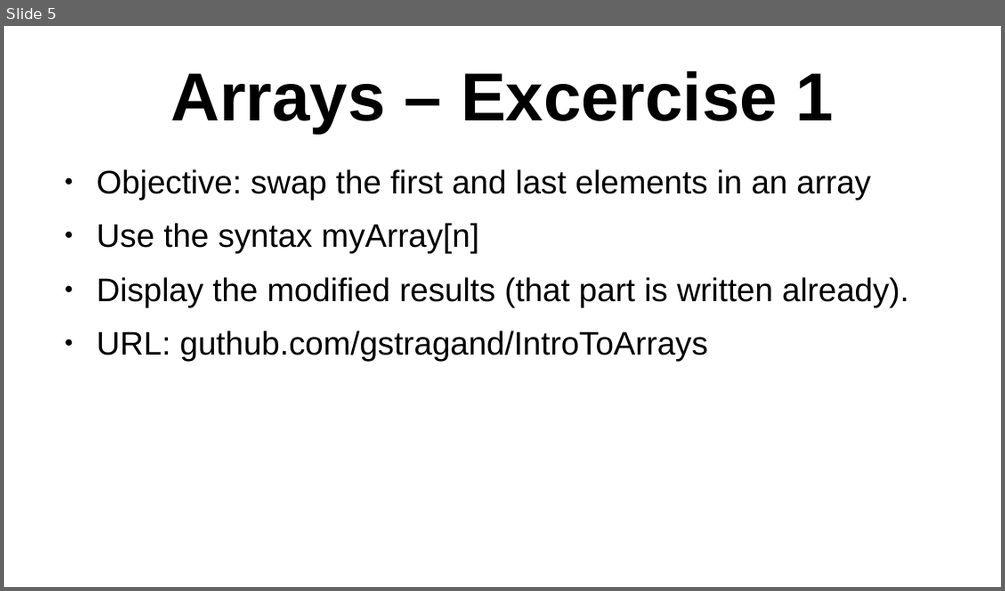
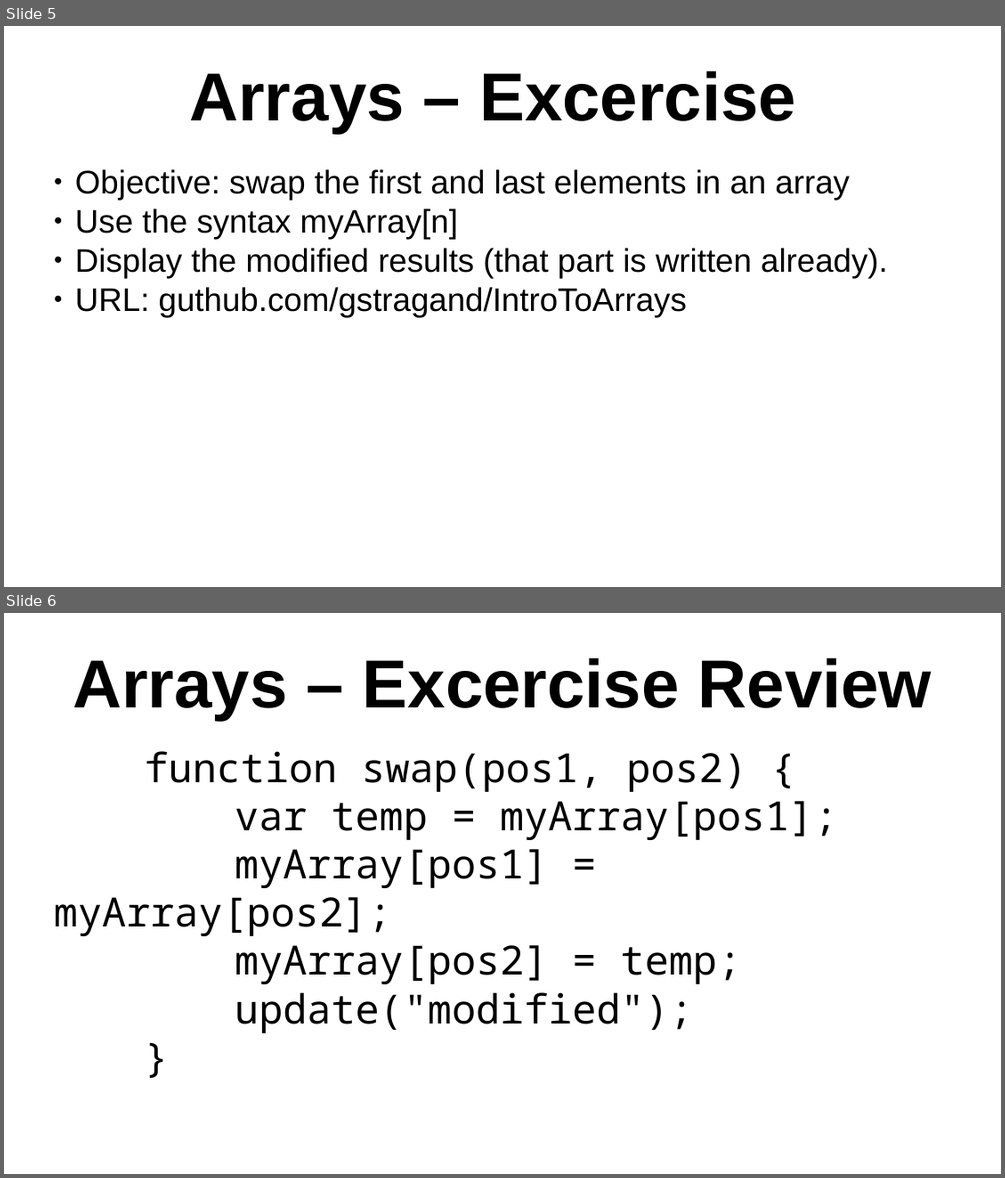
Before and after one commit to gstragand/IntroToArrays, a slide deck: Arrays.odp. Shown one above the other, each under a label of ours: slide 5 before the commit, slides 5 and 6 after it. The pictures are 1005x591 and 1005x1178 pixels, drawn with LibreOffice and Linux fonts; fonts in the diff are those of the drawing; background and template pictures are left out. Boxes give left, top, right and bottom in pixels: in the first picture for what was removed or moved away, otherwise in the second. Text is boxed around its words. In the diff, an @@ line names an element or a change of style, - is before the commit and + after.

```diff
--- a/Arrays.odp
+++ b/Arrays.odp
@@ slide 6 added at [4,613,1001,1174], background picture (left out) @@
@@ text added at [73,657,931,721], 54 pt, text #000000, bold @@
+Arrays – Excercise Review
@@ text added at [54,751,837,1033], 32 pt, text #000000 @@
+function swap(pos1, pos2) {
+var temp = myArray[pos1];
+myArray[pos1] = myArray[pos2];
+myArray[pos2] = temp;
+update("modified");
+}
@@ slide 5 changed as well @@
@@ text at [189,70,796,134]: text changed @@
-Arrays – Excercise 1
+Arrays – Excercise
@@ text "Objective: swap the first and ..." at [75,169,888,317]: indent changed; less space between paragraphs @@
```
Also in this commit, not shown: 3 other slides changed, 3 other slides added.
